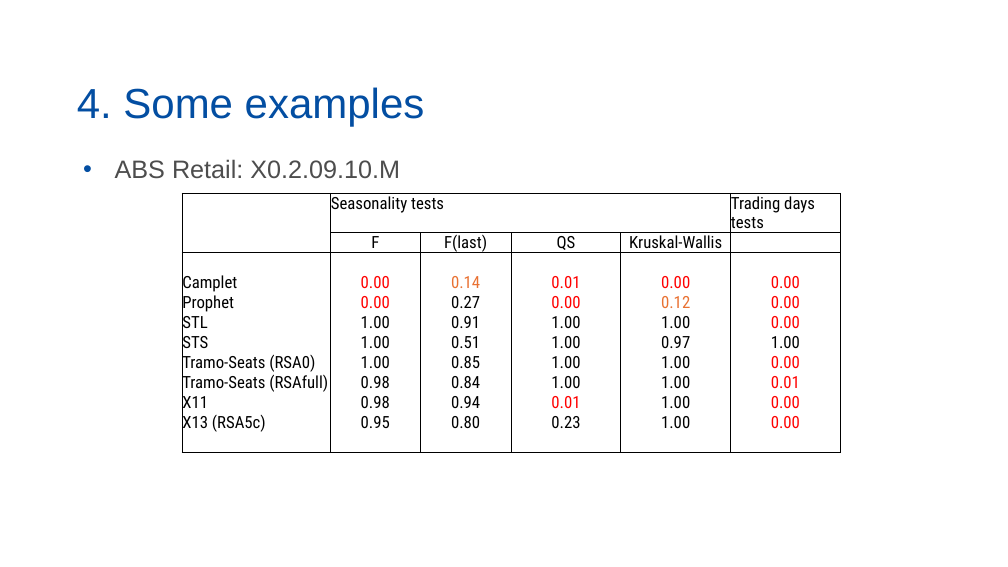
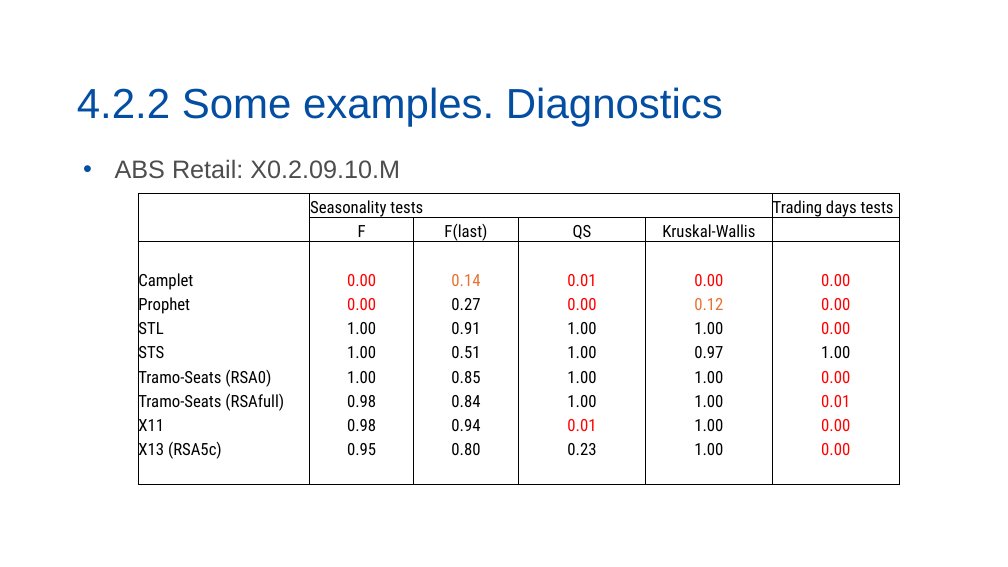
Before and after one commit to palatej/ESTP2026, a slide deck: slide 12 of 1.0 Seasonal adjustment.pptx (slide 14 before the commit). Drawn at 1008x567 pixels with LibreOffice and Linux fonts; fonts in the diff are those of the drawing. Boxes give left, top, right and bottom in pixels: in the first picture for what was removed or moved away, otherwise in the second. Text is boxed around its words. In the diff, an @@ line names an element or a change of style, - is before the commit and + after.

```diff
--- a/1.0 Seasonal adjustment.pptx
+++ b/1.0 Seasonal adjustment.pptx
@@ title at [77,87,723,127]: text changed @@
-4. Some examples
+4.2.2 Some examples. Diagnostics
@@ table: place and size @@
-table at [182,194,841,461]
+table at [138,194,900,485]
```
Also in this commit, not shown: 5 other slides changed, 1 slide added, 1 slide removed, 3 other files.
